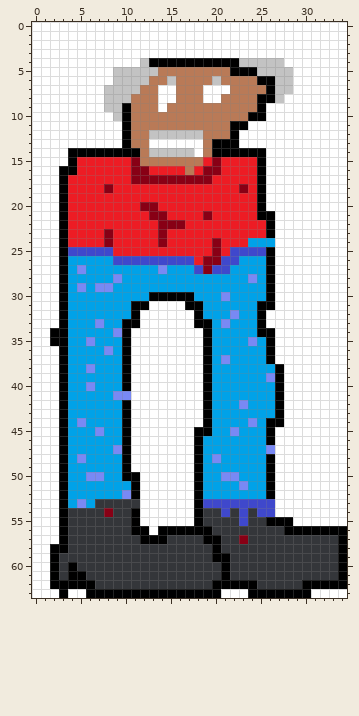
Pixel-art sprite: KoponenDatingSimulator/resources/player/stand1.png. This is how it looked before the edit.
The file is 35x64 pixels.
Once edited:
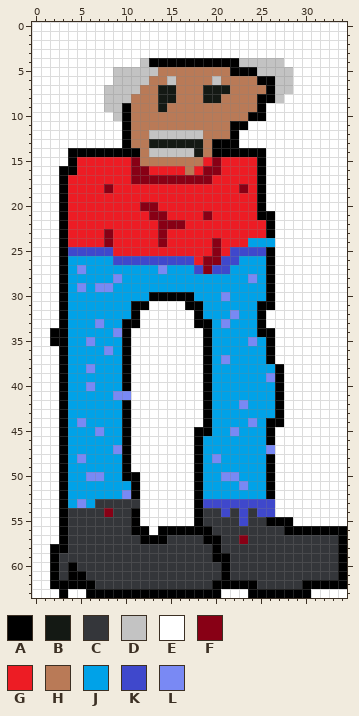
Palette (. is transparent): A #000000  B #141914  C #34363a  D #c3c3c3  E #ffffff  F #880015  G #ed1c24  H #b97a57  J #00a2e8  K #3f48cc  L #7989f4
Change:
@@ x 12..23 @@
  6 DHHDHHHHDHHH
- 7 HHEEHHHEEEHH
- 8 HHEEHHHEEHHH
- 9 HHEHHHHHHHHH
+ 7 HHBBHHHBBBHH
+ 8 HHBBHHHBBHHH
+ 9 HHBHHHHHHHHH
 10 HHHHHHHHHHHH
@@ x 11..20 @@
 12 HHDDDDDDHH
-13 HHEEEEEEHA
-14 AHDDDDDEHA
+13 HHBBBBBBHA
+14 AHDDDDDBHA
 15 FHHHHHHHGF
Pixel boxes of the changes (left, top, right, bottom) in both pictures:
changed: (149, 85, 230, 157)
